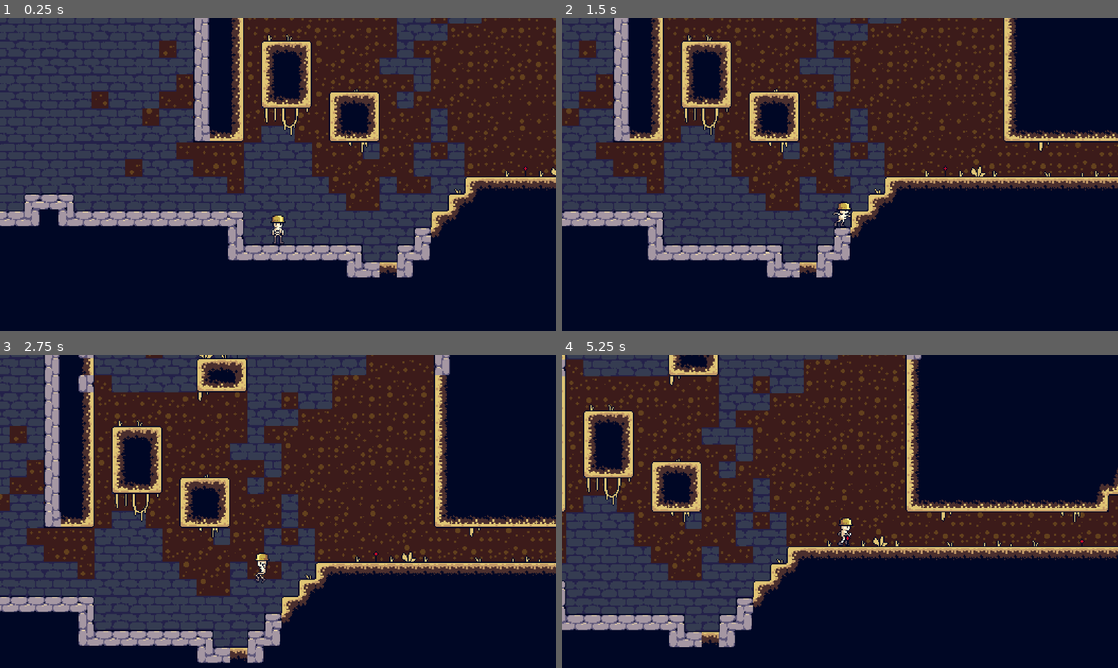
Above: before the commit, frames 1-4 (two rows, left to right).
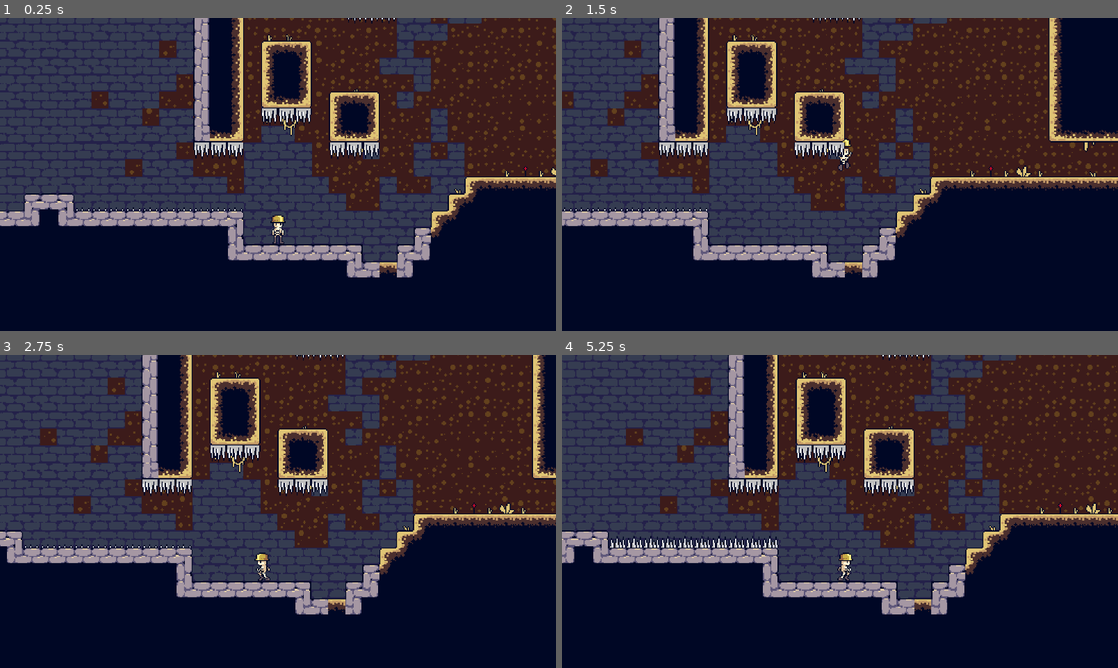
Above: after the commit, the same moments.

Repository: Lukko-Digital/You-Made-The-Dungeon
Game: Godot game, scene res://scenes/main.tscn
Two runs of this game, one before a commit and one after it. Both use one fixed random seed, a clock stepped at 60 frames per second and the inputs below.
Inputs:
- Up to frame 1 (0.25 s): no input
- Up to frame 2 (1.5 s): hold D (right) from 0.53 s (still down); tap Space (jump) at 0.77 s
- Up to frame 3 (2.75 s): tap Space (jump) at 1.52 s; release D (right) at 2.03 s; hold A (left) from 2.03 s (still down)
- Up to frame 4 (5.25 s): release A (left) at 2.78 s; hold D (right) 2.78-4.28 s; tap Space (jump) at 3.02, 3.77, 4.52 s; hold A (left) 4.28-5.03 s; hold D (right) from 5.03 s (still down)

The runs differ from the first frame. In frame 1, 1.2% of the frame differs, in the area x 13-72%, y 0-62%; in frame 2, 38%; in frame 3, 65%; in frame 4, 67%, in the area x 0-100%, y 0-94%.

Commit message:
add spikes to main scene

Diff:
--- a/scenes/main.tscn
+++ b/scenes/main.tscn
@@ -428,21 +428,58 @@
 
 [sub_resource type="TileSetAtlasSource" id="TileSetAtlasSource_h1i4d"]
 texture = ExtResource("2_ad5a3")
-4:6/0 = 0
-4:6/0/physics_layer_0/linear_velocity = Vector2(0, 0)
-4:6/0/physics_layer_0/angular_velocity = 0.0
-4:6/0/physics_layer_0/polygon_0/points = PackedVector2Array(-8, -8, 8, -8, 8, 8, -8, -8)
-5:6/0 = 0
-5:6/0/physics_layer_0/linear_velocity = Vector2(0, 0)
-5:6/0/physics_layer_0/angular_velocity = 0.0
-5:6/0/physics_layer_0/polygon_0/points = PackedVector2Array(-8, -8, 8, -8, -8, 8, -8, 8)
-5:7/0 = 0
-5:7/0/physics_layer_0/linear_velocity = Vector2(0, 0)
-5:7/0/physics_layer_0/angular_velocity = 0.0
-4:7/0 = 0
-4:7/0/physics_layer_0/linear_velocity = Vector2(0, 0)
-4:7/0/physics_layer_0/angular_velocity = 0.0
-4:7/0/physics_layer_0/polygon_0/points = PackedVector2Array(0, -8, 8, -8, 8, 8, 0, -8)
+5:9/0 = 0
+5:9/0/physics_layer_0/linear_velocity = Vector2(0, 0)
+5:9/0/physics_layer_0/angular_velocity = 0.0
+5:9/0/physics_layer_0/polygon_0/points = PackedVector2Array(-8, -8, 8, -8, 8, 8, -8, 8)
+5:10/0 = 0
+5:10/0/physics_layer_0/linear_velocity = Vector2(0, 0)
+5:10/0/physics_layer_0/angular_velocity = 0.0
+5:10/0/physics_layer_0/polygon_0/points = PackedVector2Array(-8, -8, 8, -8, 8, 8, -8, 8)
+5:11/0 = 0
+5:11/0/physics_layer_0/linear_velocity = Vector2(0, 0)
+5:11/0/physics_layer_0/angular_velocity = 0.0
+5:11/0/physics_layer_0/polygon_0/points = PackedVector2Array(-8, -8, 8, -8, 8, 8, -8, 8)
+5:12/0 = 0
+5:12/0/physics_layer_0/linear_velocity = Vector2(0, 0)
+5:12/0/physics_layer_0/angular_velocity = 0.0
+5:12/0/physics_layer_0/polygon_0/points = PackedVector2Array(-8, -8, 8, -8, 8, 8, -8, 8)
+0:9/animation_columns = 4
+0:9/animation_frame_0/duration = 2.0
+0:9/animation_frame_1/duration = 0.5
+0:9/animation_frame_2/duration = 0.1
+0:9/animation_frame_3/duration = 0.1
+0:9/0 = 0
+0:9/0/physics_layer_0/linear_velocity = Vector2(0, 0)
+0:9/0/physics_layer_0/angular_velocity = 0.0
+0:9/0/physics_layer_0/polygon_0/points = PackedVector2Array(-8, -8, 8, -8, 8, 8, -8, 8)
+0:10/animation_columns = 4
+0:10/animation_frame_0/duration = 2.0
+0:10/animation_frame_1/duration = 0.5
+0:10/animation_frame_2/duration = 0.1
+0:10/animation_frame_3/duration = 0.1
+0:10/0 = 0
+0:10/0/physics_layer_0/linear_velocity = Vector2(0, 0)
+0:10/0/physics_layer_0/angular_velocity = 0.0
+0:10/0/physics_layer_0/polygon_0/points = PackedVector2Array(-8, -8, 8, -8, 8, 8, -8, 8)
+0:11/animation_columns = 4
+0:11/animation_frame_0/duration = 2.0
+0:11/animation_frame_1/duration = 0.5
+0:11/animation_frame_2/duration = 0.1
+0:11/animation_frame_3/duration = 0.1
+0:11/0 = 0
+0:11/0/physics_layer_0/linear_velocity = Vector2(0, 0)
+0:11/0/physics_layer_0/angular_velocity = 0.0
+0:11/0/physics_layer_0/polygon_0/points = PackedVector2Array(-8, -8, 8, -8, 8, 8, -8, 8)
+0:12/animation_columns = 4
+0:12/animation_frame_0/duration = 2.0
+0:12/animation_frame_1/duration = 0.5
+0:12/animation_frame_2/duration = 0.1
+0:12/animation_frame_3/duration = 0.1
+0:12/0 = 0
+0:12/0/physics_layer_0/linear_velocity = Vector2(0, 0)
+0:12/0/physics_layer_0/angular_velocity = 0.0
+0:12/0/physics_layer_0/polygon_0/points = PackedVector2Array(-8, -8, 8, -8, 8, 8, -8, 8)
 
 [sub_resource type="TileSet" id="TileSet_bnh6n"]
 physics_layer_0/collision_layer = 4
@@ -494,9 +531,10 @@
 layer_2/tile_data = PackedInt32Array(-393212, 6, 6, -393211, 65542, 6, -458753, 196614, 6, -524288, 393222, 6, -458752, …(884 unchanged characters)…
 
 [node name="Spikes" type="TileMap" parent="."]
+z_index = 10
 tile_set = SubResource("TileSet_bnh6n")
 format = 2
-layer_0/tile_data = PackedInt32Array(-393243, 262144, 6, -327707, 262144, 7, -393242, 327680, 6, -327706, 327680, 7)
+layer_0/tile_data = PackedInt32Array(-393243, 262144, 6, -327707, 262144, 7, -393242, 327680, 6, -327706, 327680, 7, -131081, 0, 10, -131084, 0, 10, -131083, 0, 10, -131082, 0, 10, -131080, 0, 10, -131079, 0, 10, -131078, 0, 10, -131077, 0, 10, -131076, 0, 10, -131075, 0, 10, -327685, 327680, 9, -327684, 327680, 9, -327683, 327680, 9, -393213, 327680, 9, -393212, 327680, 9, -393211, 327680, 9, -458753, 327680, 9, -524288, 327680, 9, -524287, 327680, 9, -917500, 327680, 9, -917499, 327680, 9, -917498, 327680, 9, -655327, 327680, 9, -655326, 327680, 9, -655325, 327680, 9, -655324, 327680, 9, -655323, 327680, 9, -655322, 327680, 9, -720858, 327680, 9, -720857, 327680, 9, -655321, 327680, 9)
 
 [connection signal="body_entered" from="player/Area2D" to="player" method="_on_area_2d_body_entered"]
 [connection signal="body_exited" from="player/Area2D" to="player" method="_on_area_2d_body_exited"]
